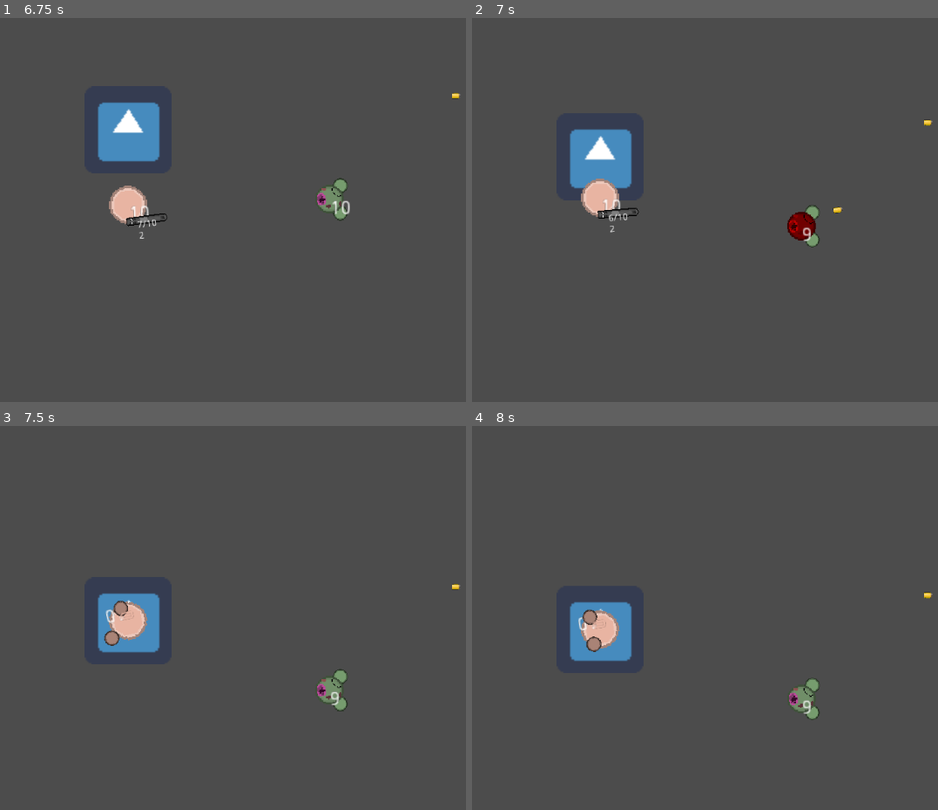
Above: before the commit, frames 1-4 (two rows, left to right).
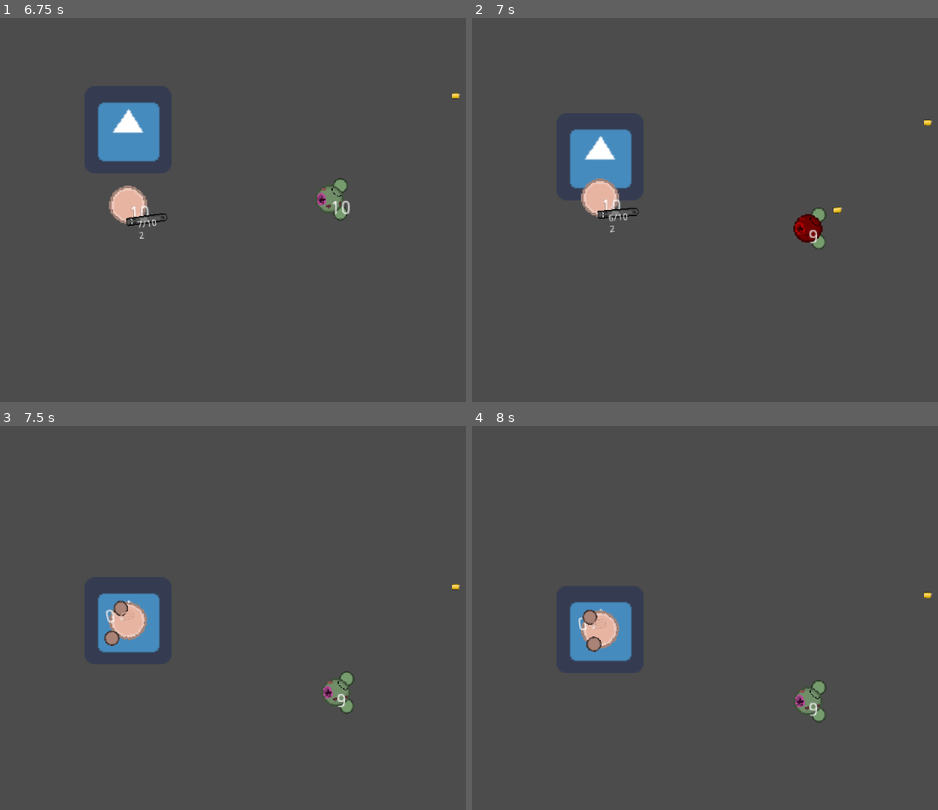
Above: after the commit, the same moments.

Repository: Panda248/Hu-Yang-Yoyale
Game: Godot game, scene res://World.tscn
The game is run twice, just before and just after one commit, with the same random seed, the same clock (stepped at 60 frames per second) and the same inputs. The engine's default icon, where the game draws it, is replaced by a stand-in: a white triangle on a blue panel in a dark square.
Inputs (mouse positions are in pixels of both pictures, inside the frame that each line leads up to):
- Up to frame 1 (6.75 s): tap Enter at 0.5 s; move the mouse to (279, 202) at 0.52 s; hold E (game_switch_weapon_right) 0.53-1.28 s; click (279, 202) at 0.6 s; tap Space at 1.25 s; move the mouse to (outside the picture) at 1.27 s; hold Down (ui_down) 1.28-2.03 s; click (outside the picture) at 1.35 s; move the mouse to (195, 133) at 2.02 s; hold E (game_switch_weapon_right) 2.03-2.78 s; right-click (195, 133) at 2.1 s; click (195, 133) at 2.3 s; move the mouse to (93, 302) at 2.77 s; hold Up (ui_up) 2.78-3.53 s; click (93, 302) at 2.85 s; move the mouse to (335, 282) at 3.52 s; hold Q (game_switch_weapon_left) 3.53-5.03 s; click (335, 282) at 3.6 s; move the mouse to (outside the picture) at 4.27 s; right-click (outside the picture) at 4.35 s; click (outside the picture) at 4.55 s; move the mouse to (163, 221) at 5.02 s; hold Down (ui_down) 5.03-5.78 s; click (163, 221) at 5.1 s; move the mouse to (23, 121) at 5.77 s; hold E (game_switch_weapon_right) 5.78-6.53 s; click (23, 121) at 5.85 s; move the mouse to (279, 202) at 6.52 s; hold Up (ui_up) from 6.53 s (still down); right-click (279, 202) at 6.6 s
- Up to frame 2 (7 s): keep holding Up (ui_up); click (751, 202) at 6.8 s
- Up to frame 3 (7.5 s): move the mouse to (outside the picture) at 7.27 s; release Up (ui_up) at 7.28 s; hold E (game_switch_weapon_right) from 7.28 s (still down); click (outside the picture) at 7.35 s
- Up to frame 4 (8 s): keep holding E (game_switch_weapon_right)

Frame 1 is identical in both runs. In frame 2, 0.5% of the frame differs, in the area x 67-77%, y 48-61%; in frame 3, 0.5%; in frame 4, 0.5%.

Commit message:
knockback works for pistol

Diff:
--- a/BulletManager.gd
+++ b/BulletManager.gd
@@ -10,8 +10,9 @@
 #func _process(delta):
 #	pass
 
-func bullet_shot(bullet, position, direction, damage):
+func bullet_shot(bullet, position, direction, damage, knockback):
 	add_child(bullet);
 	bullet.get_node("HitBox").damage = damage
+	bullet.get_node("HitBox").knockback = knockback
 	bullet.global_position = position;
 	bullet.set_direction(direction);
--- a/Enemy.gd
+++ b/Enemy.gd
@@ -70,6 +70,8 @@
 	get_node("damageFlash").play("damageFlash")
 	health -= damage
 
+func takeKnockback(hitbox : HitBox):
+	move_and_collide((hitbox.position+self.position).normalized()*hitbox.knockback)
 
 func _on_Range_body_entered(body):
 	if(body == get_node("%Player")):
--- a/HitBox.gd
+++ b/HitBox.gd
@@ -2,6 +2,7 @@
 extends Area2D
 
 export var damage = 0
+export var knockback = 0
 
 func _init() -> void:
 	collision_layer = 2
--- a/HurtBox.gd
+++ b/HurtBox.gd
@@ -17,3 +17,5 @@
 		return
 	if owner.has_method("takeDamage"):
 		owner.takeDamage(hitbox.damage)
+	if owner.has_method("takeKnockback"):
+		owner.takeKnockback(hitbox)
--- a/Pistol.gd
+++ b/Pistol.gd
@@ -15,7 +15,11 @@
 			var target = get_global_mouse_position()
 			var direction_to_mouse = $BarrelEnd.global_position.direction_to(target).normalized();
 
-			get_parent().get_parent().emit_signal("player_shot", bullet_instance, $BarrelEnd.global_position, direction_to_mouse, damage);
+			get_parent().get_parent().emit_signal("player_shot",
+												bullet_instance,
+												$BarrelEnd.global_position,
+												direction_to_mouse,
+												damage, knockback);
 			currentClip -=1
 			if(self.currentClip > 0):
 				self.reloadAndShootDelay = fireRate
--- a/Pistol.tscn
+++ b/Pistol.tscn
@@ -11,6 +11,7 @@
 offset = Vector2( -15, -6 )
 script = ExtResource( 1 )
 reloadTimeFrames = 120
+knockback = 5
 Bullet = ExtResource( 3 )
 
 [node name="BarrelEnd" type="Position2D" parent="."]
--- a/Weapon.gd
+++ b/Weapon.gd
@@ -8,6 +8,7 @@
 export var reloadTimeFrames : = 60
 export var fireRate := 10
 export var reserveClips := 2
+export var knockback := 0
 
 var shotTimeStamp = fireRate*-1
 var reloadAndShootDelay = 0
